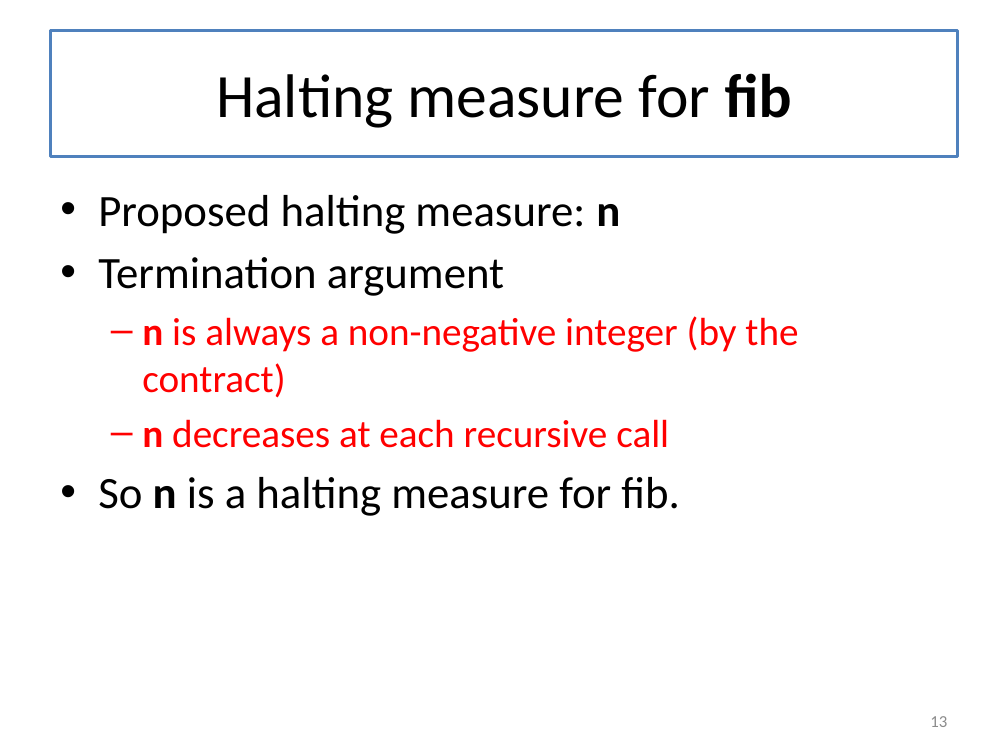
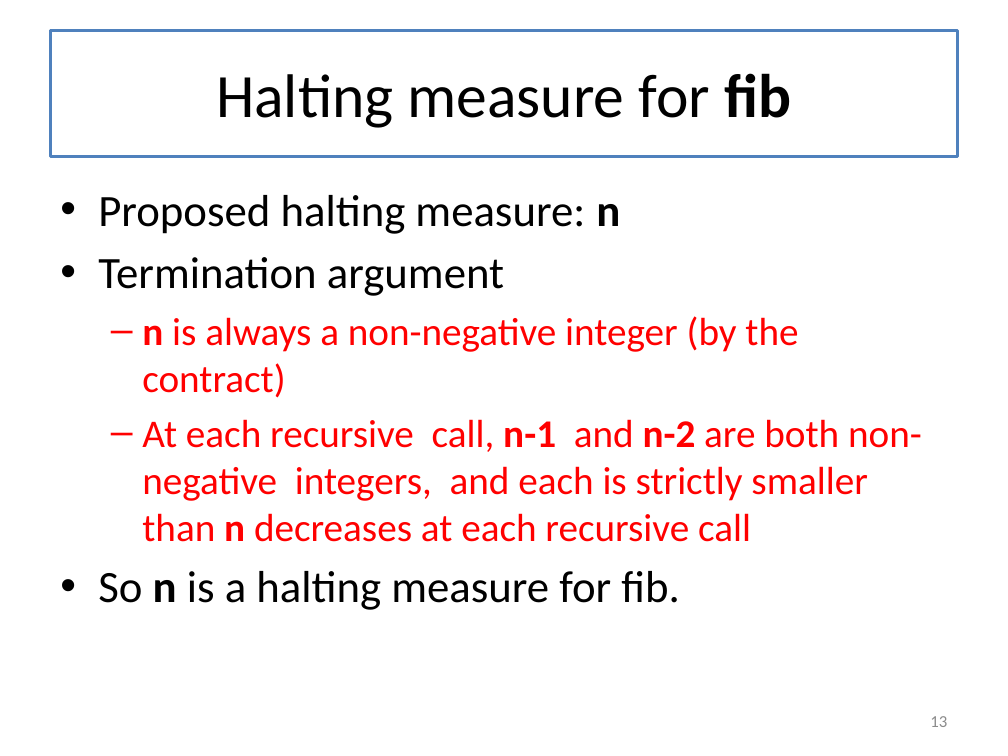
Before and after one commit to mwand/cs5010f16, a slide deck: slide 13 of Slides/Lesson 8.2 Halting Measures.pptx. Drawn at 1008x756 pixels with LibreOffice and Linux fonts; fonts in the diff are those of the drawing. Boxes give left, top, right and bottom in pixels: in the first picture for what was removed or moved away, otherwise in the second. Text is boxed around its words. In the diff, an @@ line names an element or a change of style, - is before the commit and + after.

```diff
--- a/Slides/Lesson 8.2 Halting Measures.pptx
+++ b/Slides/Lesson 8.2 Halting Measures.pptx
@@ text at box(142, 419, 922, 542): text changed @@
-  – n decreases at each recursive call
+  – At each recursive call, n-1 and n-2 are both non-negative integers, and each is strictly smaller than n decreases at each recursive call
```
Also in this commit, not shown: 13 other files.
